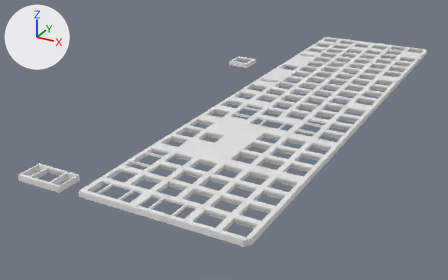
Two versions of the Blender file fullsize/fullsize.blend, one commit apart.
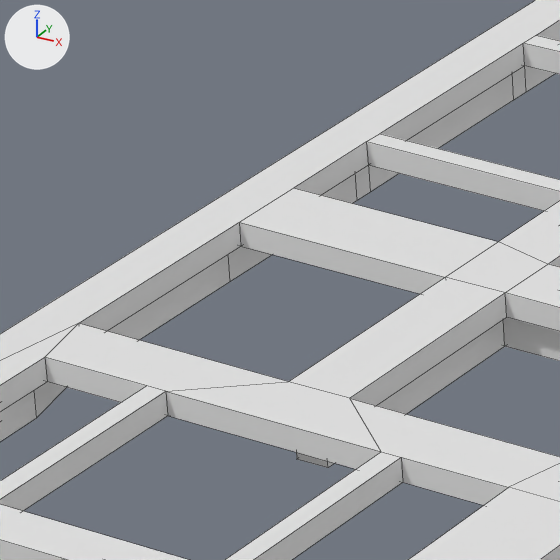
The first picture shows the older version from a 50 mm camera at (138.0, -572.0, 189.0) aimed at (-91.0, -156.0, -19.0). The close-ups show both versions on the part from 22% to 33% of the width and 53% to 71% of the height of that picture; other places that the commit changed are outside them. Every picture has the same lights, and +X, +Y and +Z are marked at upper left. The close-ups show mesh edges as thin lines.

Names of what the first close-up shows: 'numpad'.
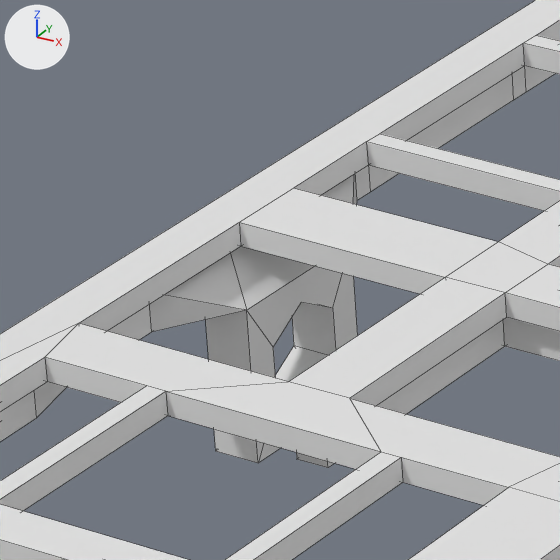
Where the newer file only moved an object's origin or applied its transform, the numbers keep the older frame.

The change, as a diff of the scene's bpy script:
```diff
--- a/fullsize/fullsize.blend.py
+++ b/fullsize/fullsize.blend.py
@@ me_plane_003 @@
 # used by ob_numpad; location = (9.8, 58.73, 12.53); scale = (0.99, 0.99, 1.0)
-me_plane_003.from_pydata(...)  # 416 vertices, 430 faces; spans x -102.7..10.2, y -393.5..-316.3, z -1.0..3.0
+me_plane_003.from_pydata(...)  # 436 vertices, 452 faces; spans x -102.7..10.2, y -393.6..-316.3, z -10.7..3.0
+# me_plane_003 part 1
+# 2 vertices are removed from x -100.7, y -357.6..-352.6, z -1.0
+# 5 faces are deleted
+# 12 vertices are added at x -100.7, y -364.9..-350.2, z -10.7..1.5
+# 10 new vertices lie (3.0, 0.0, 0.0) away from vertices in x -100.7, y -360.0..-350.2, z -10.7..-1.0
+# 27 new faces join them
```

Location of each change, [x1, y1, x2, y2] in pixels of the close-ups (560 x 560 px):
part 1 of me_plane_003, built on
    before: [108, 174, 357, 340]
    after: [108, 174, 358, 463]
